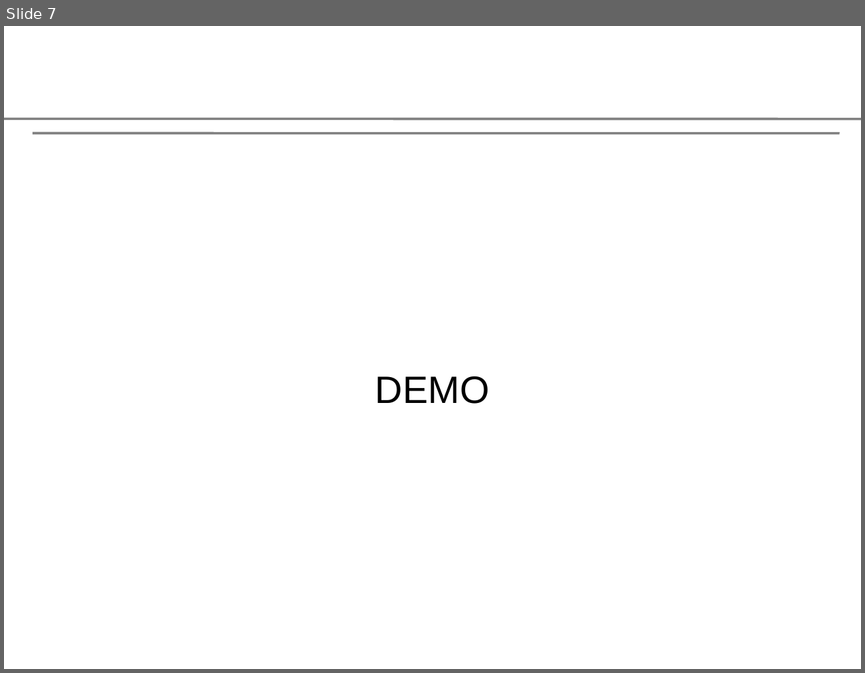
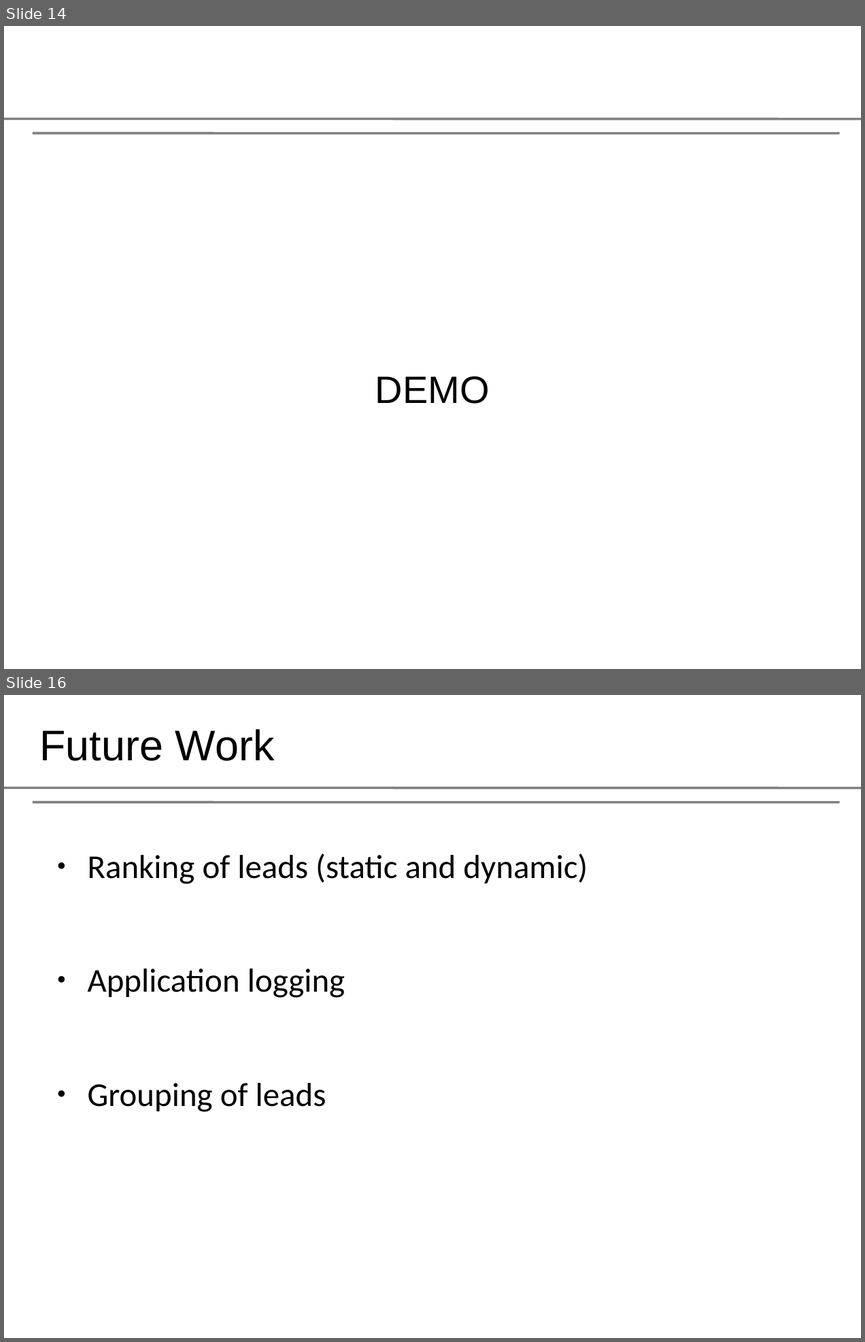
Before and after one commit to aashish-pathak/leadsnetwork, a slide deck: leads_in.odp. Shown one above the other, each under a label of ours: slide 7 before the commit, slides 14 and 16 after it; the slides between them are not shown. The pictures are 865x673 and 865x1342 pixels, drawn with LibreOffice and Linux fonts; fonts in the diff are those of the drawing; background and template pictures are left out. Boxes give left, top, right and bottom in pixels: in the first picture for what was removed or moved away, otherwise in the second. Text is boxed around its words. In the diff, an @@ line names an element or a change of style, - is before the commit and + after.

```diff
--- a/leads_in.odp
+++ b/leads_in.odp
@@ slide 16 added at [4,695,861,1338], background #FFFFFF; not listed: 2 template elements that a slide beside it also shows @@
@@ title added at [39,729,275,761], 36 pt, text #000000 @@
+Future Work
@@ text added at [88,853,587,1112], 28 pt, text #000000 @@
+● Ranking of leads (static and dynamic)
+● Application logging
+● Grouping of leads
@@ what was slide 7 is now slide 14 @@
```
Also in this commit, not shown: 2 slides changed, 20 other slides added, 1 slide removed.
